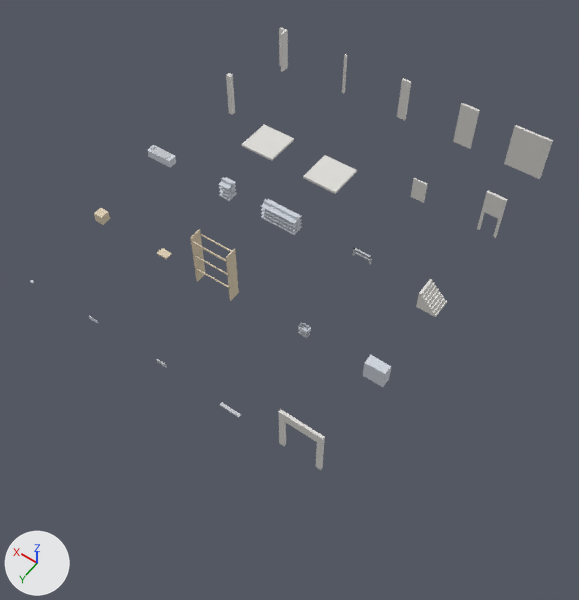
A saved change to the Blender file assets_src/blender/kit_hypermarche.blend.
Camera for both pictures: a 50 mm camera at (-14.4, 64.6, 57.4) aimed at (12.2, 27.4, -1.0). Every picture has the same lights, and +X, +Y and +Z are marked at lower left. The first picture is the older version.

Objects in the first picture: 'kit_ceiling_4x4', 'kit_ceiling_light', 'kit_crate', 'kit_dock_door', 'kit_floor_4x4', 'kit_gondola_4m', 'kit_rack_4m', 'kit_wall_2m', 'kit_wall_4m' and 13 more.
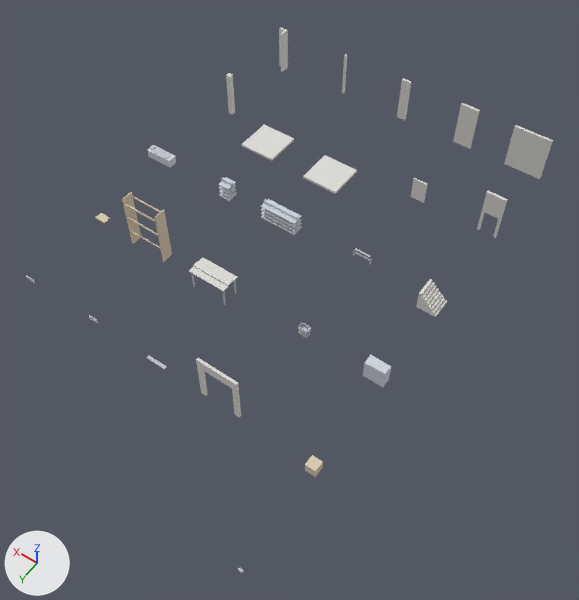
The edits, one by one:
Mesh me_kit_cart_shelter is new.
It has 304 vertices, 110 faces and spans x 0.0..4.0, y 0.0..2.0, z 0.0..2.43.
Faces by material slot: [56, 54].
It uses material mat_mat_kit_detail (light grey #c4c7cb).
It uses material mat_mat_kit_shell (light grey #dfdeda).
Object 'kit_rack_4m' (ob_kit_rack_4m) moves from (16.0, 30.0, 0.0) to (24.0, 30.0, 0.0).
Object 'kit_crate' (ob_kit_crate) moves from (32.0, 30.0, 0.0) to (0.0, 40.0, 0.0).
Object 'kit_dock_door' (ob_kit_dock_door) moves from (0.0, 40.0, 0.0) to (8.0, 40.0, 0.0).
Object 'kit_ceiling_light' (ob_kit_ceiling_light) moves from (8.0, 40.0, 0.0) to (16.0, 40.0, 0.0).
Object 'kit_cart_shelter' (ob_kit_cart_shelter) is new; it shows me_kit_cart_shelter.
Its location is (16.0, 30.0, 0.0).

Where the change shows, as pixel boxes (x1, y1, x2, y2) in the pictures (579 x 600 px):
'kit_rack_4m', moved
    before: (190, 229, 239, 301)
    after: (122, 192, 172, 262)
'kit_dock_door', moved
    before: (278, 409, 325, 470)
    after: (196, 358, 241, 417)
'kit_cart_shelter', added
    after: (189, 257, 237, 305)
    faces in mat_mat_kit_shell (light grey #dfdeda): (189, 257, 237, 292)
'kit_crate', moved
    before: (94, 208, 110, 225)
    after: (305, 455, 323, 477)
'kit_ceiling_light', moved
    before: (220, 402, 241, 418)
    after: (147, 356, 167, 370)
